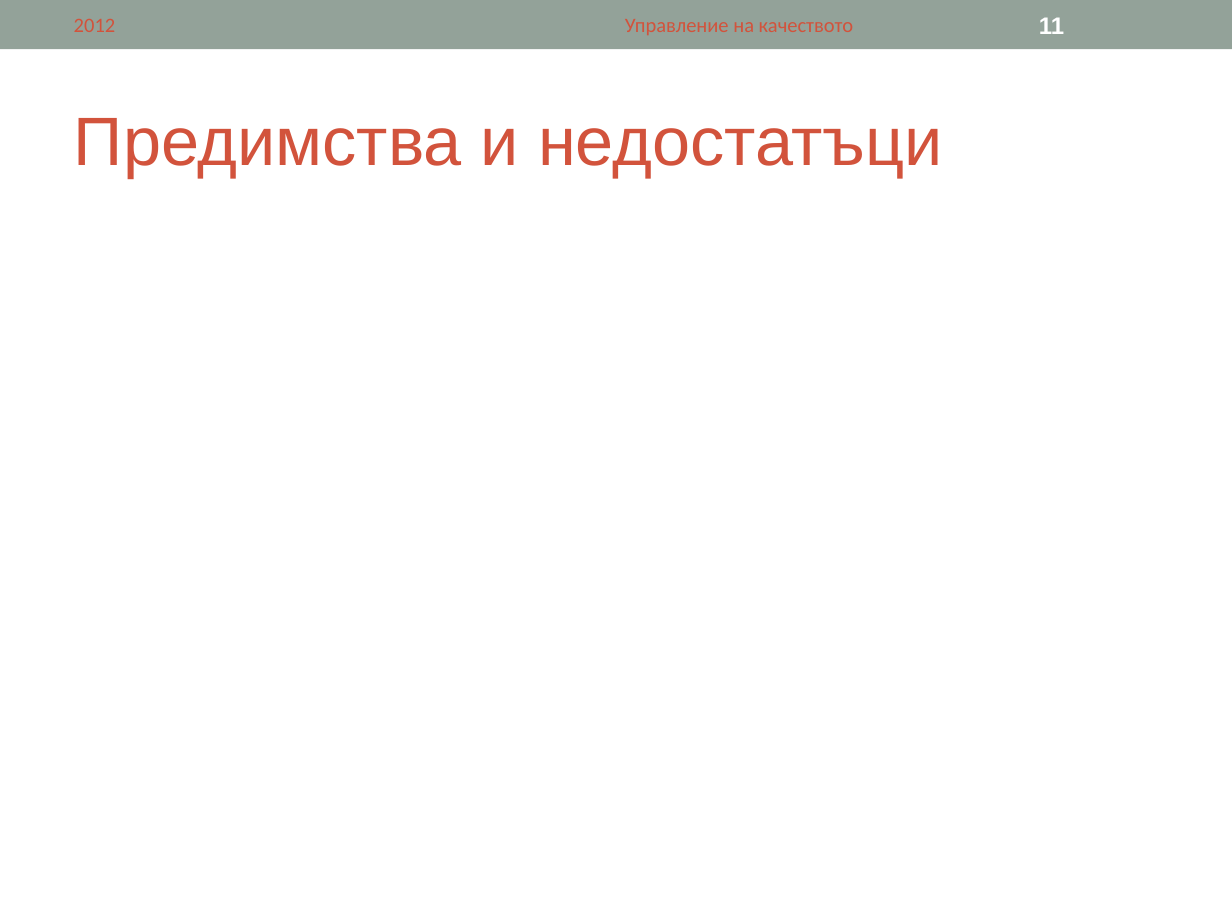
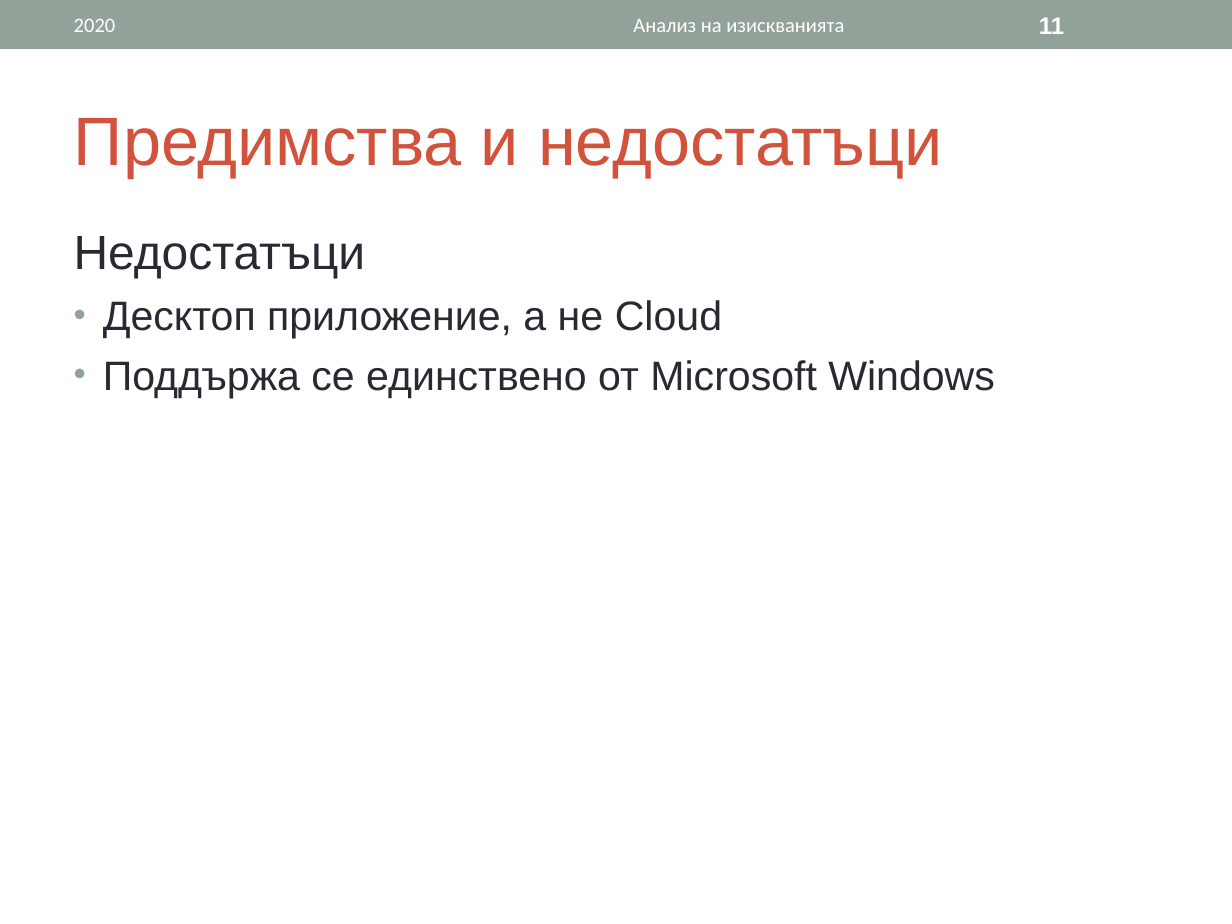
Before and after one commit to ivanchuchulski/fmi-requirements-analisys, a slide deck: slide 11 of tool-presentation/62121-62151-62167-CaseComplete.ppt. Drawn at 1232x924 pixels with LibreOffice and Linux fonts; fonts in the diff are those of the drawing. Boxes give left, top, right and bottom in pixels: in the first picture for what was removed or moved away, otherwise in the second. Text is boxed around its words. In the diff, an @@ line names an element or a change of style, - is before the commit and + after.

```diff
--- a/tool-presentation/62121-62151-62167-CaseComplete.ppt
+++ b/tool-presentation/62121-62151-62167-CaseComplete.ppt
@@ text at (74, 19, 116, 32): text changed; text colour #D2533C to #FFFFFF @@
-2012
+2020
@@ text at (633, 19, 844, 32): text changed; text colour #D2533C to #FFFFFF @@
-Управление на качеството
+Анализ на изискванията
@@ text added at (74, 236, 995, 398), 24 pt, text #292934 @@
+Недостатъци
+• Десктоп приложение, а не Cloud
+• Поддържа се единствено от Microsoft Windows
```
Also in this commit, not shown: 9 other slides changed, 2 slides added, 3 slides removed.
